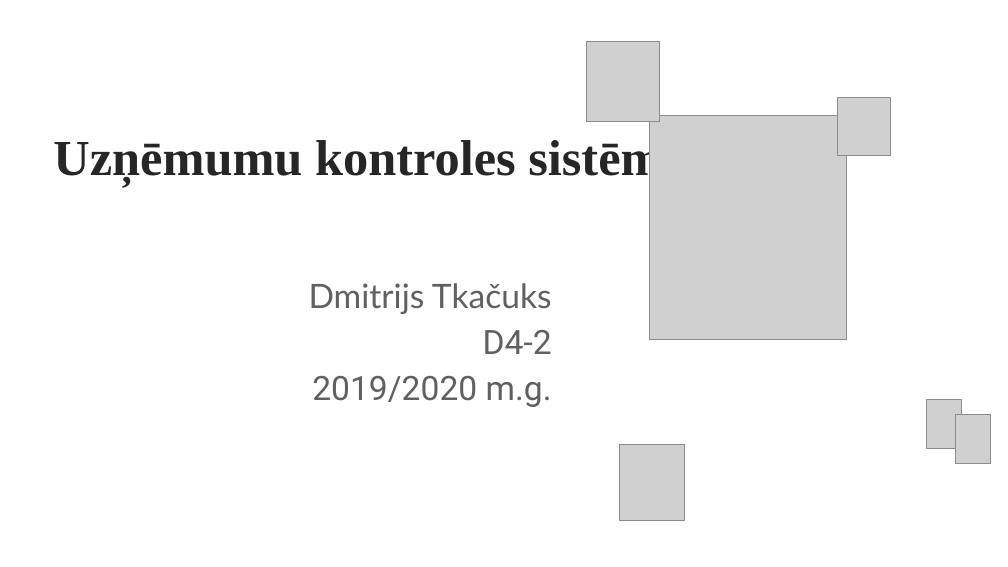
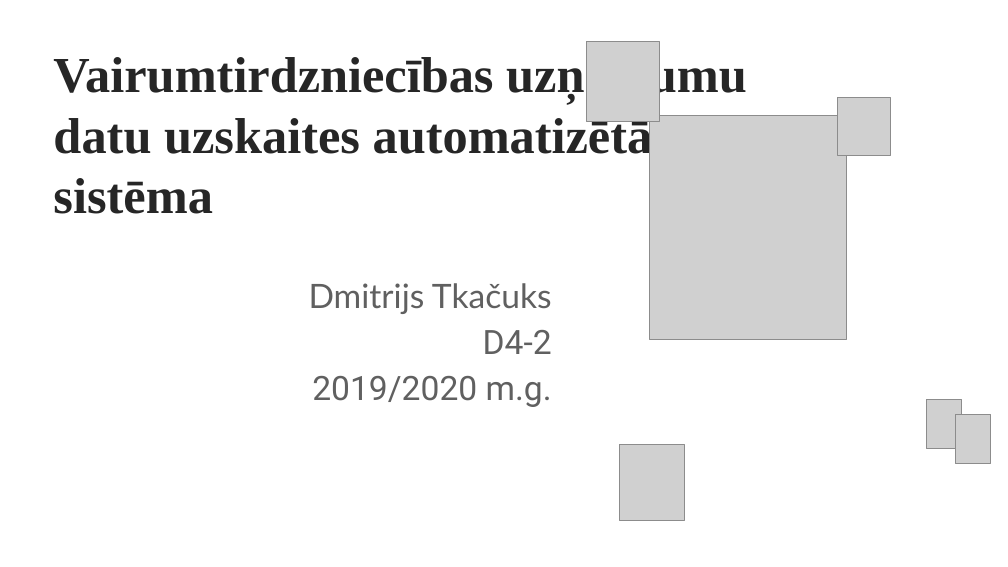
Before and after one commit to SaintMiner/noec, a slide deck: slide 1 of Dokumentacija/DmitrijsTkačuks_2020_kvd.pptx. Drawn at 1008x567 pixels with LibreOffice and Linux fonts; fonts in the diff are those of the drawing; grey boxes stand for pictures; background and template pictures are left out. Boxes give left, top, right and bottom in pixels: in the first picture for what was removed or moved away, otherwise in the second. Text is boxed around its words. In the diff, an @@ line names an element or a change of style, - is before the commit and + after.

```diff
--- a/Dokumentacija/DmitrijsTkačuks_2020_kvd.pptx
+++ b/Dokumentacija/DmitrijsTkačuks_2020_kvd.pptx
@@ title at (53, 53, 747, 214): text changed @@
-Uzņēmumu kontroles sistēmā
+Vairumtirdzniecības uzņēmumu datu uzskaites automatizētā sistēma
```
Also in this commit, not shown: 1 other slide changed.
